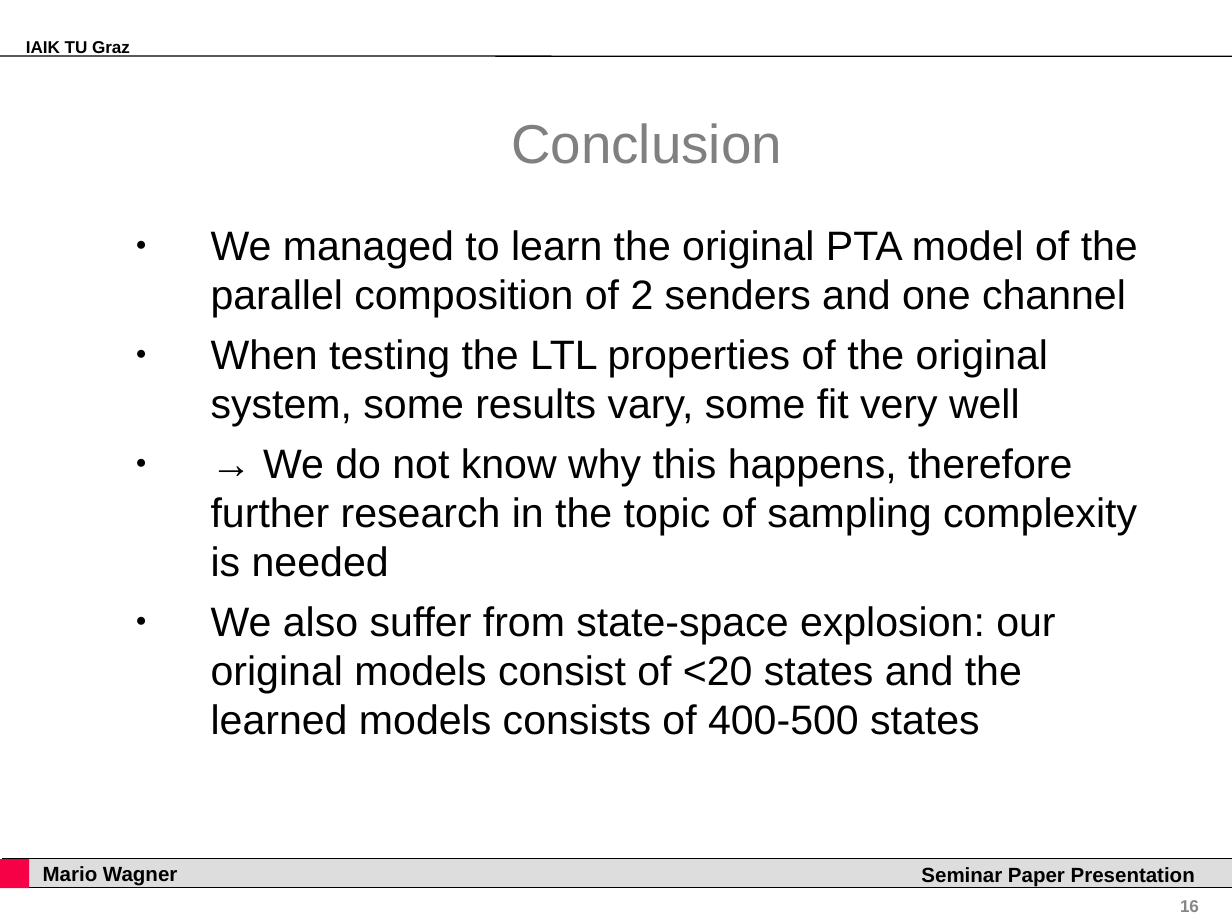
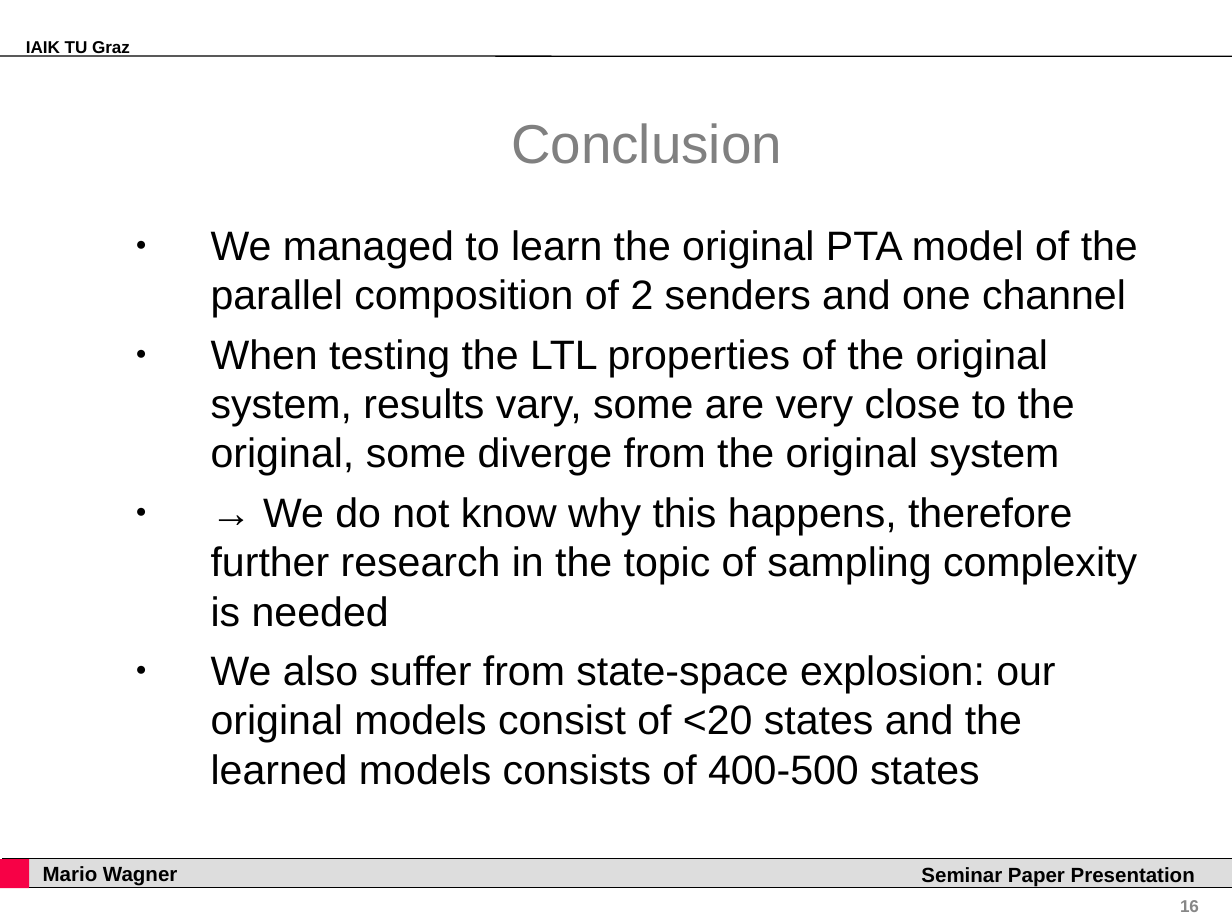
Before and after one commit to grashupfa/seminar, a slide deck: slide 16 of presentation/seminarpaper.ppt. Drawn at 1232x924 pixels with LibreOffice and Linux fonts; fonts in the diff are those of the drawing; background and template pictures are left out. Boxes give left, top, right and bottom in pixels: in the first picture for what was removed or moved away, otherwise in the second. Text is boxed around its words. In the diff, an @@ line names an element or a change of style, - is before the commit and + after.

```diff
--- a/presentation/seminarpaper.ppt
+++ b/presentation/seminarpaper.ppt
@@ text at [211,339,1075,476]: text changed @@
-● When testing the LTL properties of the original system, some results vary, some fit very well
+● When testing the LTL properties of the original system, results vary, some are very close to the original, some diverge from the original system
```
Also in this commit, not shown: 3 other slides changed, 2 slides added, 2 slides removed, 1 other file.
